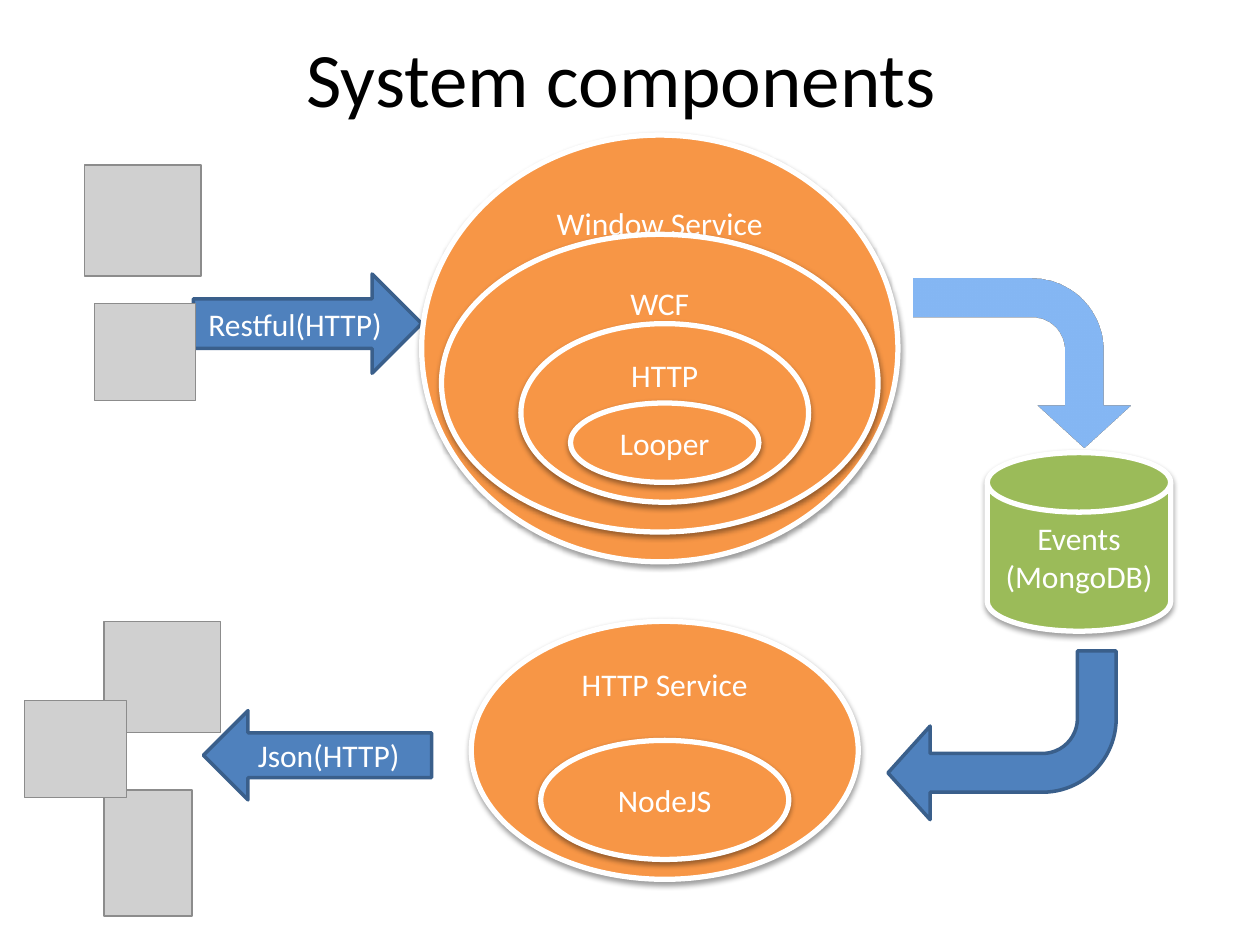
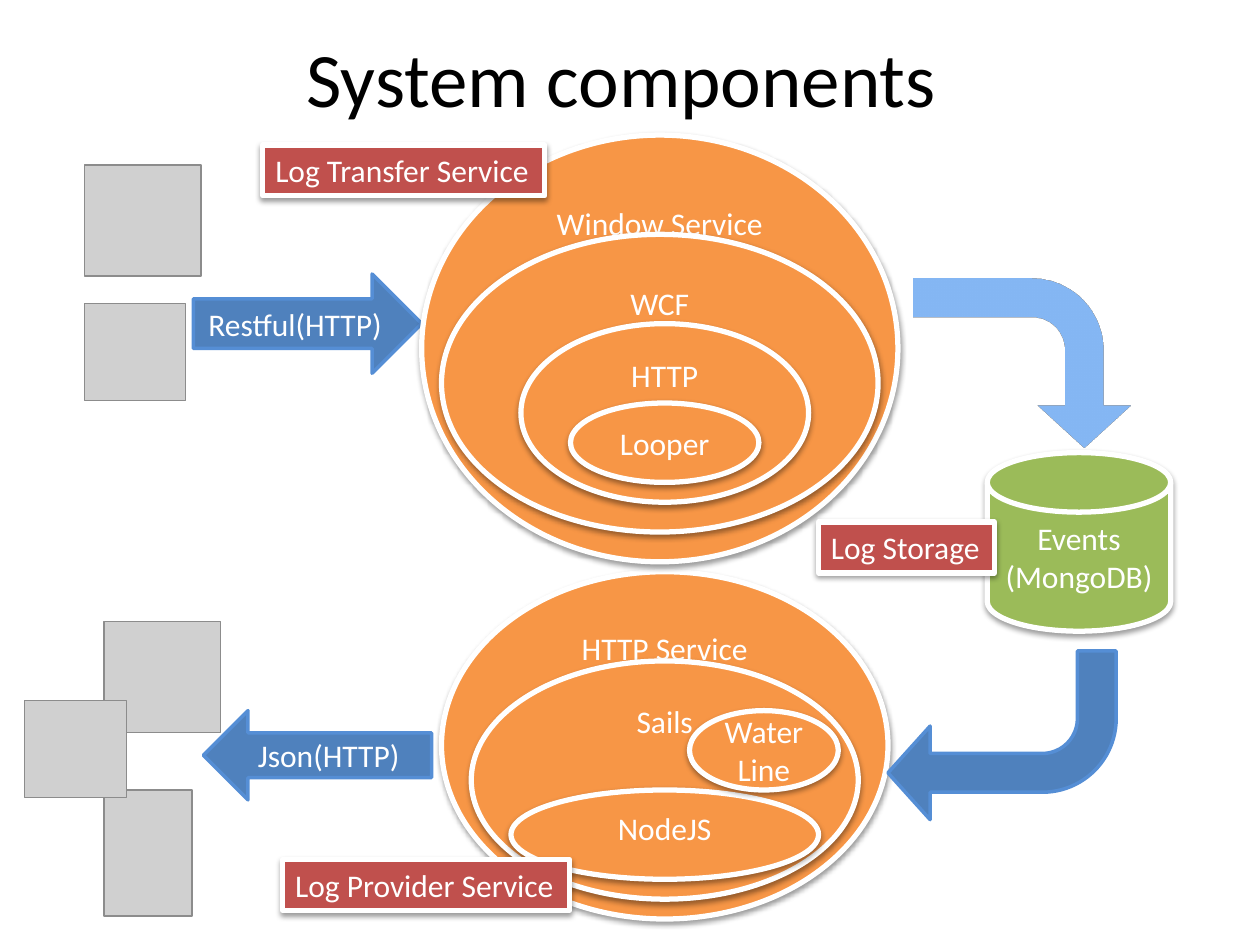
Before and after one commit to firstsoft/logger, a slide deck: slide 4 of doc/Presentation.pptx. Drawn at 1260x945 pixels with LibreOffice and Linux fonts; fonts in the diff are those of the drawing; grey boxes stand for pictures. Boxes give left, top, right and bottom in pixels: in the first picture for what was removed or moved away, otherwise in the second. Text is boxed around its words. In the diff, an @@ line names an element or a change of style, - is before the commit and + after.

```diff
--- a/doc/Presentation.pptx
+++ b/doc/Presentation.pptx
@@ rectangle added at (263,145,546,195), fill #C0504D, outline #FFFFFF 3 pt, 18 pt, text #FFFFFF @@
+Log Transfer Service
@@ picture: place and size @@
-picture at (94,304,197,401)
+picture at (84,304,186,401)
@@ rectangle added at (819,522,995,572), fill #C0504D, outline #FFFFFF 3 pt, 18 pt, text #FFFFFF @@
+Log Storage
@@ ellipse "HTTP Service": place and size @@
-ellipse "HTTP Service" at (471,621,858,879)
+ellipse "HTTP Service" at (441,572,887,920)
@@ outline #3A5F8C 2 pt to #558ED5 2 pt in 3 elements at (194,275,422,374), (203,711,431,800), (888,651,1116,820) @@
@@ ellipse added at (471,662,858,900), fill #F79646, outline #FFFFFF 3 pt, 18 pt, text #FFFFFF @@
+Sails
@@ ellipse added at (689,711,838,790), fill #F79646, outline #FFFFFF 3 pt, 18 pt, text #FFFFFF @@
+Water Line
@@ ellipse "NodeJS": place and size @@
-ellipse "NodeJS" at (541,741,789,859)
+ellipse "NodeJS" at (512,790,819,879)
@@ ellipse "NodeJS" at (512,790,819,879): vertical alignment middle to top @@
@@ rectangle added at (282,859,570,910), fill #C0504D, outline #FFFFFF 3 pt, 18 pt, text #FFFFFF @@
+Log Provider Service
```
Also in this commit, not shown: 1 other slide changed, 1 slide added.
